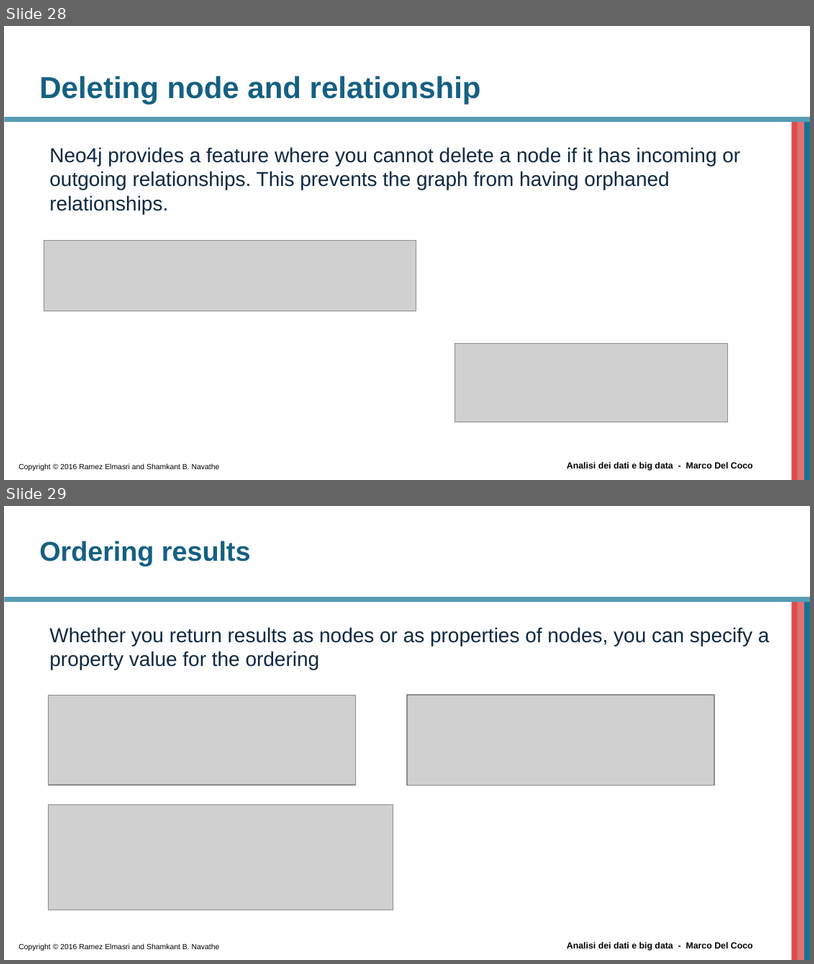
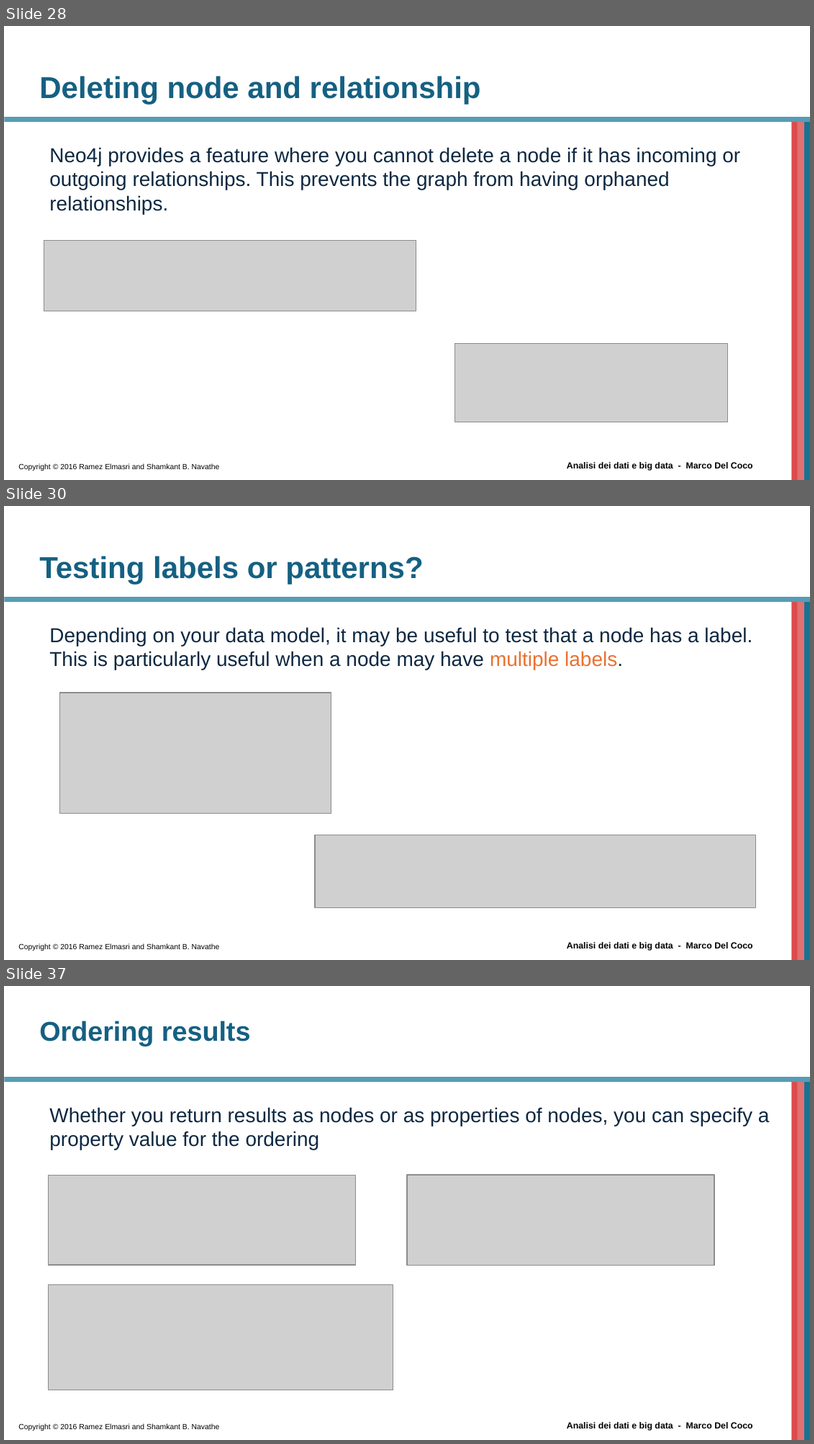
Before and after one commit to beppe2hd/AnalisiDati_BigData, a slide deck: materials/Introduction to Cypher.pptx. Shown one above the other, each under a label of ours: slides 28 and 29 before the commit, slides 28, 30 and 37 after it; the slides between them are not shown. The pictures are 814x964 and 814x1444 pixels, drawn with LibreOffice and Linux fonts; fonts in the diff are those of the drawing; grey boxes stand for pictures; background and template pictures are left out. Boxes give left, top, right and bottom in pixels: in the first picture for what was removed or moved away, otherwise in the second. Text is boxed around its words. In the diff, an @@ line names an element or a change of style, - is before the commit and + after.

```diff
--- a/materials/Introduction to Cypher.pptx
+++ b/materials/Introduction to Cypher.pptx
@@ slide 30 added at [4,506,810,960], background #FFFFFF; not listed: 6 template elements that a slide beside it also shows @@
@@ title added at [39,556,423,584], 27 pt, text #156082, bold @@
+Testing labels or patterns?
@@ text added at [49,627,753,670], 18 pt, text #0E2841 @@
+Depending on your data model, it may be useful to test that a node has a label. This is particularly useful when a node may have multiple labels.
@@ picture added at [59,692,331,813] @@
@@ picture added at [315,835,756,908] @@
@@ what was slide 29 is now slide 37 @@
```
Also in this commit, not shown: 7 other slides added, 1 other file.
